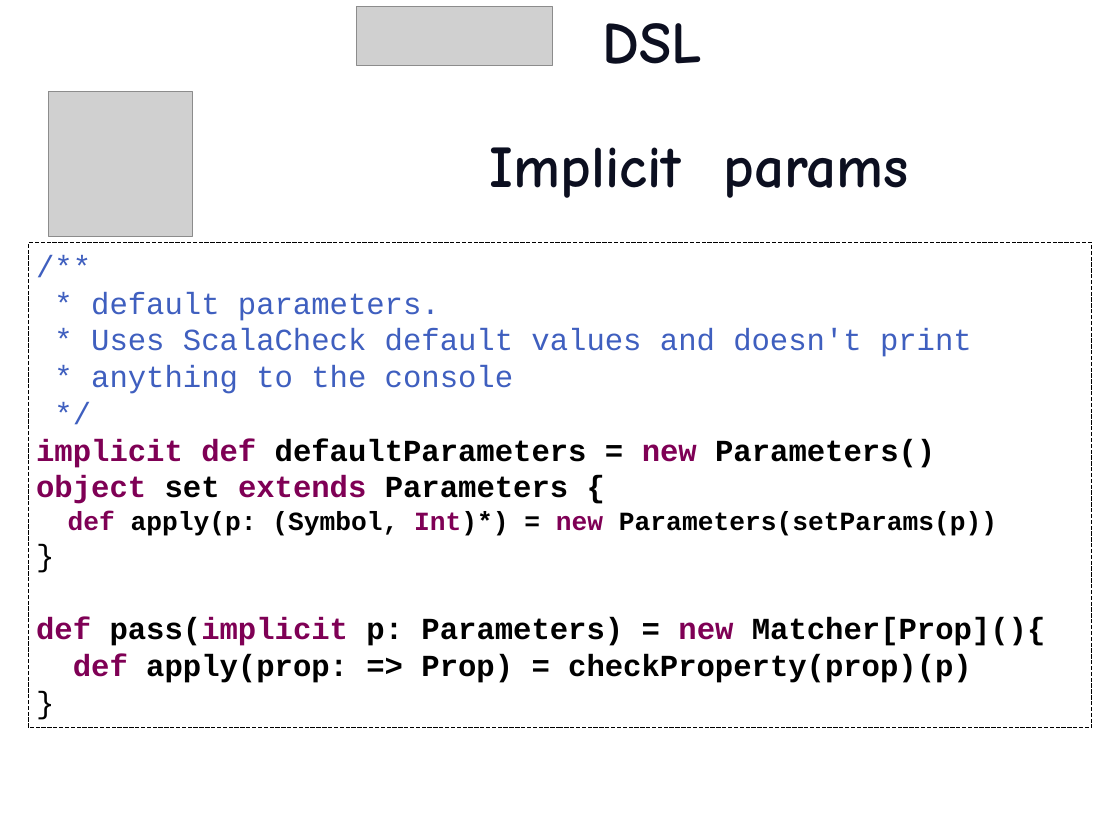
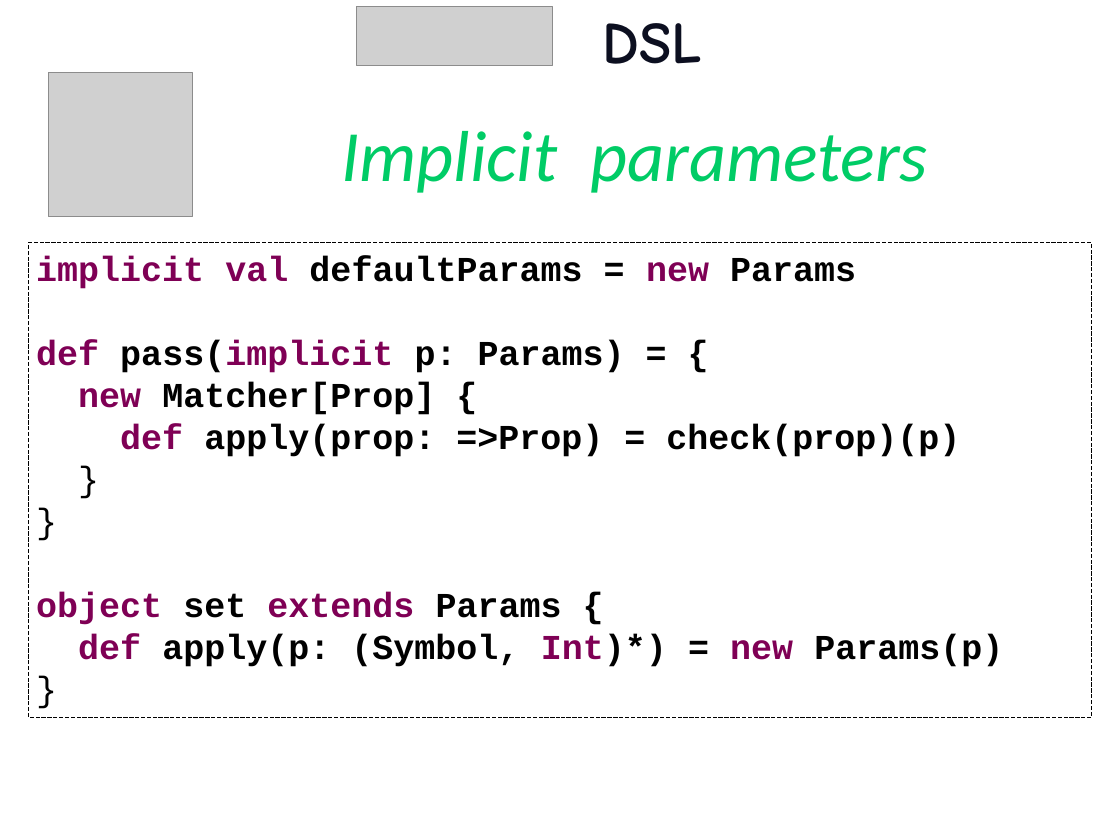
Before and after one commit to etorreborre/oscon-2010, a slide deck: slide 38 of src/main/resources/oscon_2010_specs.pptx (slide 34 before the commit). Drawn at 1120x840 pixels with LibreOffice and Linux fonts; fonts in the diff are those of the drawing; grey boxes stand for pictures; background and template pictures are left out. Boxes give left, top, right and bottom in pixels: in the first picture for what was removed or moved away, otherwise in the second. Text is boxed around its words. In the diff, an @@ line names an element or a change of style, - is before the commit and + after.

```diff
--- a/src/main/resources/oscon_2010_specs.pptx
+++ b/src/main/resources/oscon_2010_specs.pptx
@@ picture: place and size @@
-picture at (48, 92, 192, 236)
+picture at (48, 72, 192, 217)
@@ text at (342, 131, 928, 193): text changed; size 54 to 66 pt; font Comic Neue to Calibri; text colour #0C0F20 to #00CC66; bold off; italic on @@
-Implicit params
+Implicit parameters
@@ rectangle "implicit val defaultParams = new ...": place and size @@
-rectangle "implicit val defaultParams = new ..." at (28, 243, 1092, 728)
+rectangle "implicit val defaultParams = new ..." at (28, 243, 1092, 717)
@@ rectangle "implicit val defaultParams = new ..." at (28, 243, 1092, 717): size 28 to 32 pt in "}", "}" @@
@@ text in rectangle at (36, 257, 960, 457): text changed; size 28 to 32 pt; text colour #3F5FBF to #000000 @@
-/**
-* default parameters.
-* Uses ScalaCheck default values and doesn't print
-* anything to the console
-*/
-implicit def defaultParameters = new Parameters()
-object set extends Parameters {
-def apply(p: (Symbol, Int)*) = new Parameters(setParams(p))
+implicit val defaultParams = new Params
+def pass(implicit p: Params) = {
+new Matcher[Prop] {
+def apply(prop: =>Prop) = check(prop)(p)
@@ text in rectangle at (36, 593, 1003, 667): paragraphs added @@
+object set extends Params {
+def apply(p: (Symbol, Int)*) = new Params(p)
+}
@@ text in rectangle at (36, 617, 1046, 683): paragraphs removed @@
-def pass(implicit p: Parameters) = new Matcher[Prop](){
-def apply(prop: => Prop) = checkProperty(prop)(p)
```
Also in this commit, not shown: 37 other slides changed, 3 slides added, 1 slide removed.
